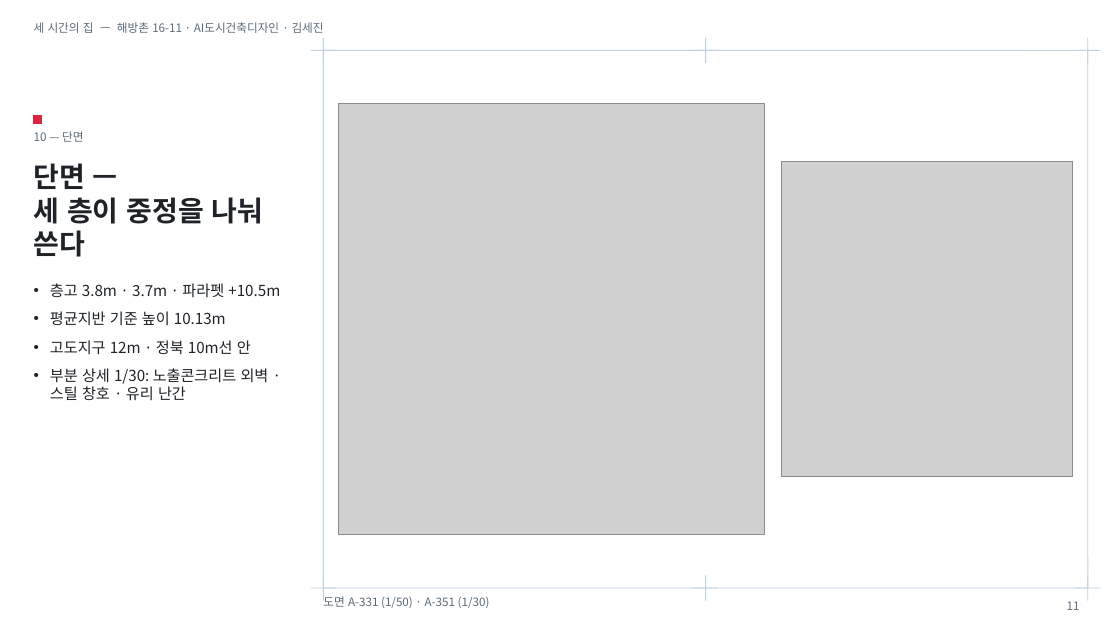
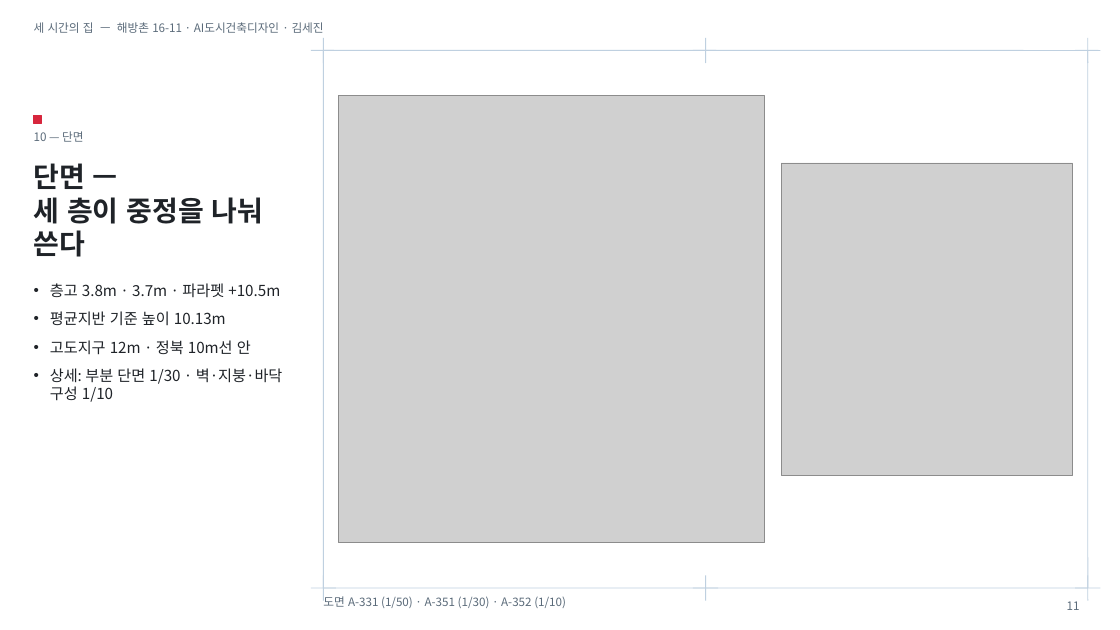
Before and after one commit to greenhopper-design/haebangchon-1611-maquette, a slide deck: slide 11 of assets/slides/three-hours-house.pptx. Drawn at 1120x630 pixels with LibreOffice and Linux fonts; fonts in the diff are those of the drawing; grey boxes stand for pictures. Boxes give left, top, right and bottom in pixels: in the first picture for what was removed or moved away, otherwise in the second. Text is boxed around its words. In the diff, an @@ line names an element or a change of style, - is before the commit and + after.

```diff
--- a/assets/slides/three-hours-house.pptx
+++ b/assets/slides/three-hours-house.pptx
@@ picture resized from (x1=339, y1=103, x2=765, y2=535) to (x1=339, y1=96, x2=765, y2=544) @@
@@ text at (x1=50, y1=368, x2=283, y2=402): text changed @@
-• 부분 상세 1/30: 노출콘크리트 외벽 · 스틸 창호 · 유리 난간
+• 상세: 부분 단면 1/30 · 벽·지붕·바닥 구성 1/10
@@ text at (x1=323, y1=594, x2=566, y2=608): text changed @@
-도면 A-331 (1/50) · A-351 (1/30)
+도면 A-331 (1/50) · A-351 (1/30) · A-352 (1/10)
```
Also in this commit, not shown: 5 other slides changed, 25 other files.
